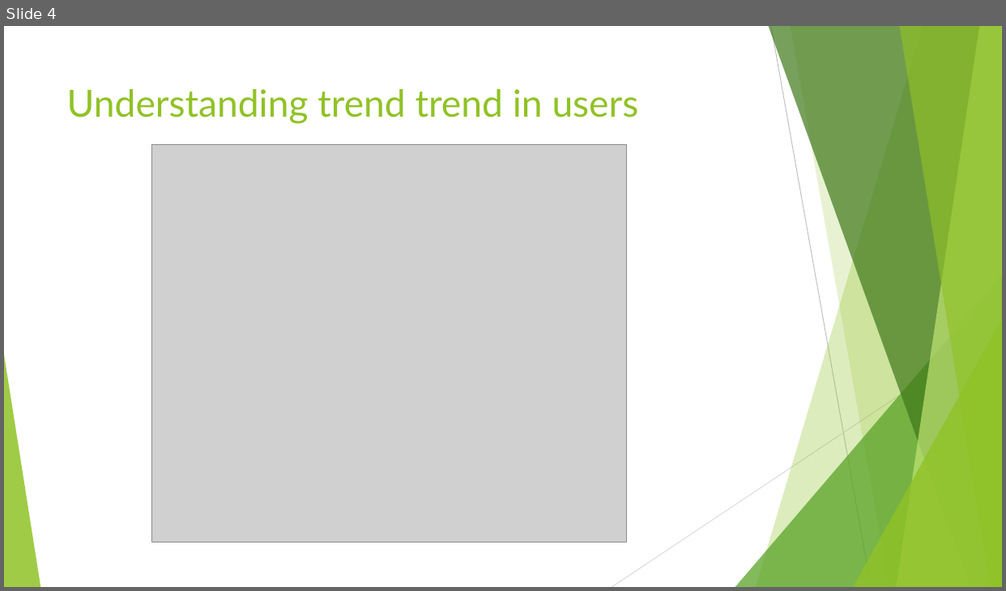
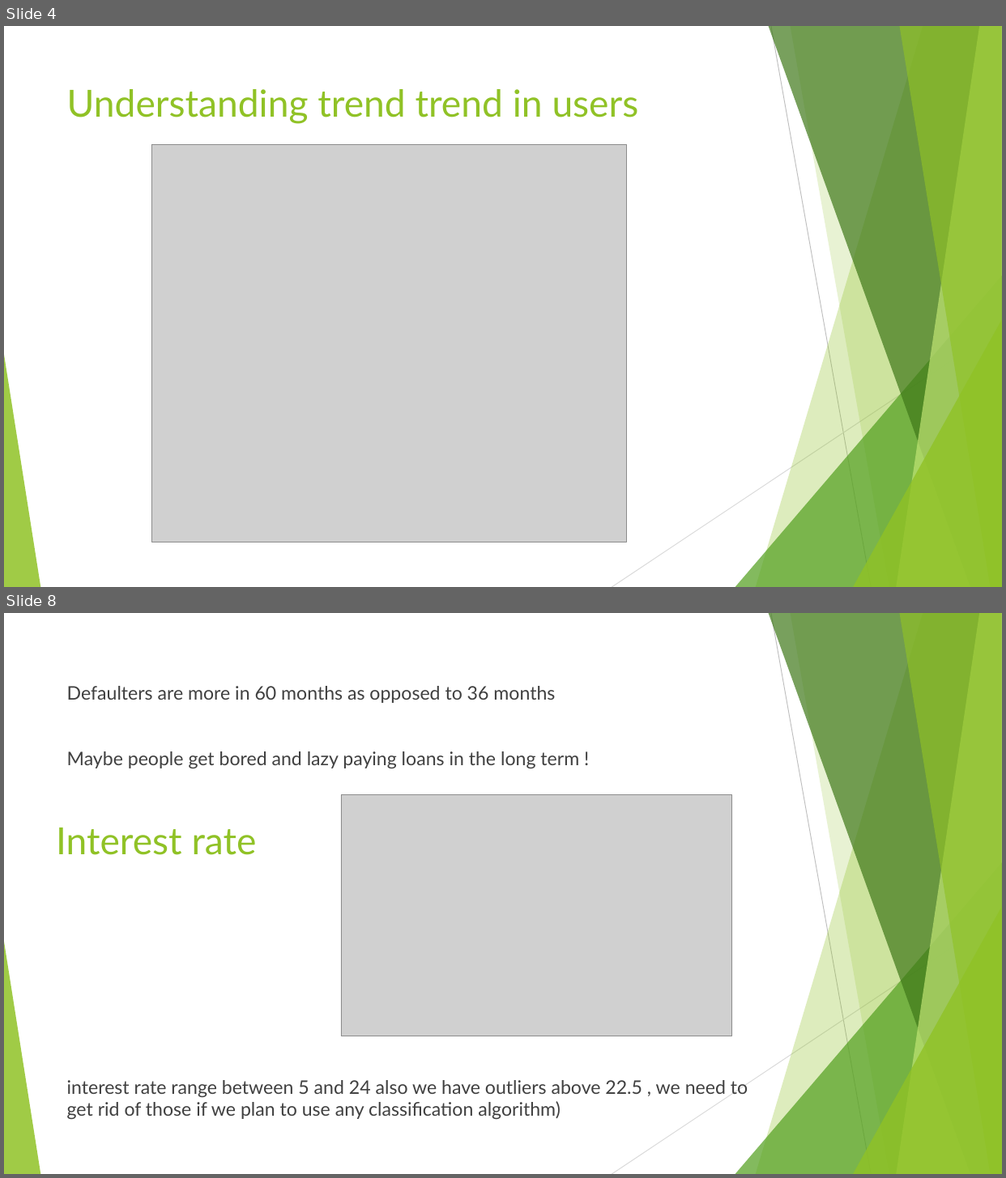
Before and after one commit to Dillan10/LendingClub, a slide deck: Lending Club Case Study.pptx. Shown one above the other, each under a label of ours: slide 4 before the commit, slides 4 and 8 after it; the slides between them are not shown. The pictures are 1006x591 and 1006x1178 pixels, drawn with LibreOffice and Linux fonts; fonts in the diff are those of the drawing; grey boxes stand for pictures. Boxes give left, top, right and bottom in pixels: in the first picture for what was removed or moved away, otherwise in the second. Text is boxed around its words. In the diff, an @@ line names an element or a change of style, - is before the commit and + after.

```diff
--- a/Lending Club Case Study.pptx
+++ b/Lending Club Case Study.pptx
@@ slide 8 added at box(4, 613, 1002, 1174), background #FFFFFF; not listed: 10 template elements that a slide beside it also shows @@
@@ text added at box(67, 686, 748, 1119), 18 pt, text #404040 @@
+Defaulters are more in 60 months as opposed to 36 months
+Maybe people get bored and lazy paying loans in the long term !
+interest rate range between 5 and 24 also we have outliers above 22.5 , we need to get rid of those if we plan to use any classification algorithm)
@@ picture added at box(341, 795, 731, 1036) @@
@@ title added at box(56, 828, 257, 855), 36 pt, text #90C226 @@
+Interest rate
```
Also in this commit, not shown: 1 slide changed, 7 other slides added, 2 other files.
